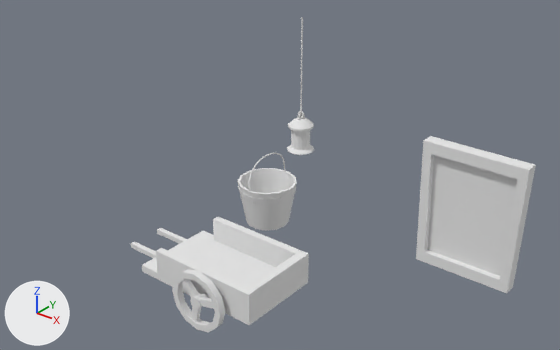
A saved change to the OBJ model Assets/Modelos/AssetsPack2.obj.
Before and after are seen from a 50 mm lens placed at (4.33, -14.8, 4.15), pointed at (0.14, -9.57, 0.9). Every picture has the same lights, and +X, +Y and +Z are marked at lower left. The picture after the commit comes second. Where no turn or scale is listed for an object, it has been applied to the vertices.

Objects in the first picture: 'AssetsPack2'.
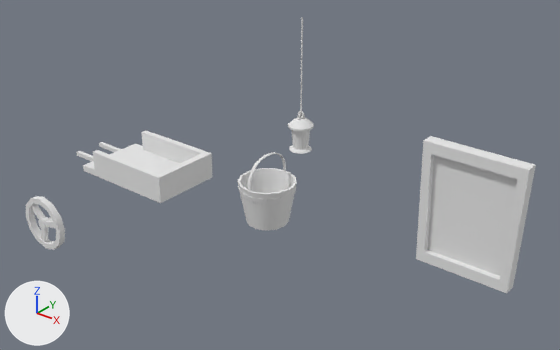
The newer file is also turned or shifted as a whole; pictures and numbers use the older file's frame.

Changed parts and their boxes [x1, y1, x2, y2] in the pictures (560 x 350 px; the box of a moved part takes in the faces that stretch with it):
'AssetsPack2', reshaped (26% wider, 12% shorter): before [131, 17, 536, 332]; after [26, 17, 536, 293]
part 1 of me_assetspack2, moved or reshaped: before [142, 217, 309, 325]; after [83, 130, 213, 203]
part 2 of me_assetspack2, moved or reshaped: before [157, 228, 187, 244]; after [77, 151, 94, 161]
part 3 of me_assetspack2, moved or reshaped: before [131, 241, 156, 258]; after [99, 142, 121, 152]
part 4 of me_assetspack2, moved or reshaped: before [190, 293, 207, 309]; after [38, 217, 52, 230]
part 5 of me_assetspack2, moved or reshaped: before [172, 269, 225, 332]; after [26, 196, 65, 250]
part 6 of me_assetspack2, moved or reshaped: before [287, 17, 314, 155]; after [289, 17, 312, 154]
part 7 of me_assetspack2, moved or reshaped: before [248, 152, 285, 191]; after [248, 152, 286, 191]

The change, as a list of edits to the scene's bpy script:
```text
Change me_assetspack2:
    used by ob_assetspack2; location = (0.0, 0.0, 0.0)
    remove me_assetspack2.from_pydata(...)  # 539 vertices, 525 faces; spans x -1.0..2.5, y -10.86..-8.76, z -0.13..2.46
    add me_assetspack2.from_pydata(...)  # 529 vertices, 503 faces; spans x -3.22..2.5, y -10.85..-8.76, z -0.13..2.46
    me_assetspack2 part 1: the loose piece of 22 vertices spanning x -0.6..0.74, y -10.74..-9.9, z 0.1..0.41 is moved by (-2.22, 1.07, 0.0)
    me_assetspack2 part 2: the loose piece of 8 vertices spanning x -1.0..-0.56, y -10.16..-10.11, z 0.11..0.16 is moved by (-2.22, 0.72, 0.0)
    me_assetspack2 part 3: the loose piece of 8 vertices spanning x -1.0..-0.56, y -10.52..-10.47, z 0.11..0.16 is moved by (-2.22, 1.43, 0.0)
    me_assetspack2 part 4: the loose piece of 41 vertices spanning x 0.16..0.28, y -10.86..-10.71, z 0.11..0.22 is moved by (-2.22, 0.01, 0.0)
    me_assetspack2 part 5: the loose piece of 66 vertices spanning x -0.07..0.51, y -10.85..-10.79, z -0.13..0.46 is moved by (-2.22, 0.01, 0.0)
    me_assetspack2 part 6
    2 vertices are removed from x 0.37, y -9.55, z 1.59..2.46
    24 faces are deleted
    5 vertices in x 0.42..0.45, y -9.51..-9.45, z 1.23..1.26 move by (-0.01, -0.01, 0.0)
    5 vertices in x 0.29..0.33, y -9.51..-9.45, z 1.23..1.26 move by (0.01, -0.01, 0.0)
    5 vertices in x 0.29..0.33, y -9.66..-9.6, z 1.23..1.26 move by (0.01, 0.01, 0.0)
    5 vertices in x 0.42..0.45, y -9.66..-9.6, z 1.23..1.26 move by (-0.01, 0.01, 0.0)
    4 vertices in x 0.33..0.37, y -9.47..-9.43, z 1.23..1.26 move by (0.0, -0.02, 0.0)
    4 vertices in x 0.33..0.37, y -9.68..-9.64, z 1.23..1.26 move by (0.0, 0.02, 0.0)
    20 vertices move from x 0.25..0.5, y -9.64..-9.47, z 1.23..1.26 to x 0.27..0.48, y -9.63..-9.48, z 1.23..1.26
    8 new vertices lie (0.0, 0.0, -0.29) away from vertices in x 0.37..0.38, y -9.56..-9.55, z 2.46
    8 new vertices lie (0.0, 0.0, 0.29) away from vertices in x 0.37..0.38, y -9.56..-9.55, z 1.59
    24 new faces join them
    me_assetspack2 part 7
    42 vertices are removed from x -0.43..-0.41, y -9.39..-8.79, z 0.44..0.79
    76 faces are deleted
    5 vertices in x -0.42, y -9.11..-8.78, z 0.44..0.77 move by (-0.01, 0.0, 0.0)
    4 vertices in x -0.42, y -9.37..-8.78, z 0.44..0.63 move by (-0.02, -0.01, 0.0)
    3 vertices in x -0.41, y -9.11..-8.94, z 0.75..0.78 move by (0.01, 0.0, 0.0)
    27 vertices move from x -0.42..-0.41, y -9.39..-8.78, z 0.44..0.79 to x -0.44..-0.41, y -9.39..-8.78, z 0.44..0.79
    18 vertices are added at x -0.43..-0.4, y -9.39..-8.79, z 0.44..0.79
    54 new faces join them
```
